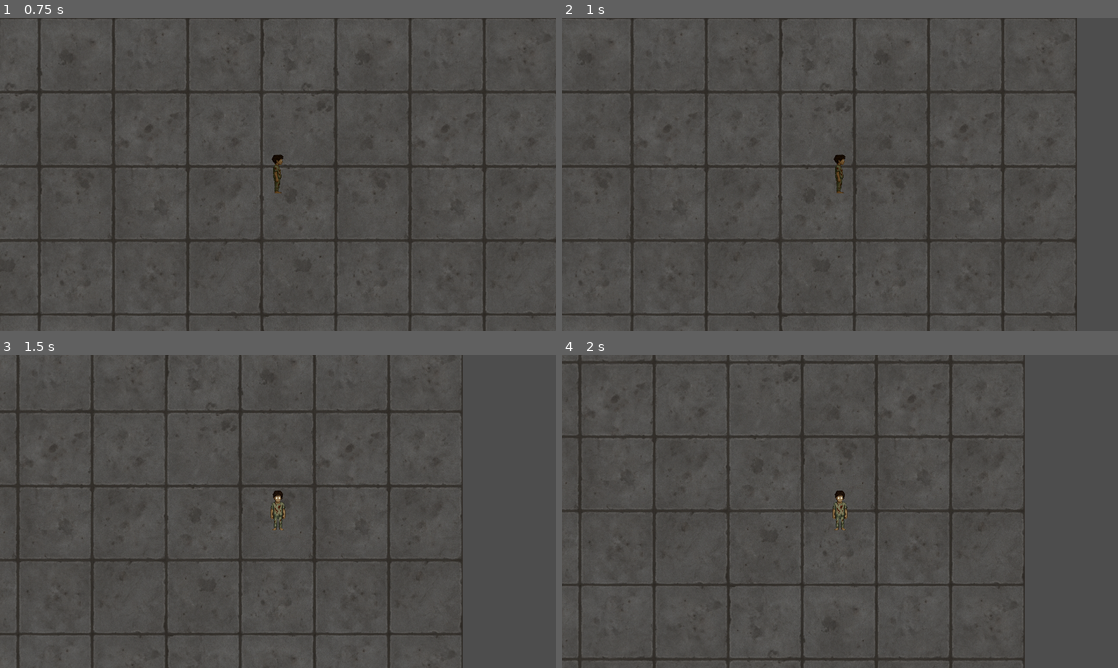
Above: before the commit, frames 1-4 (two rows, left to right).
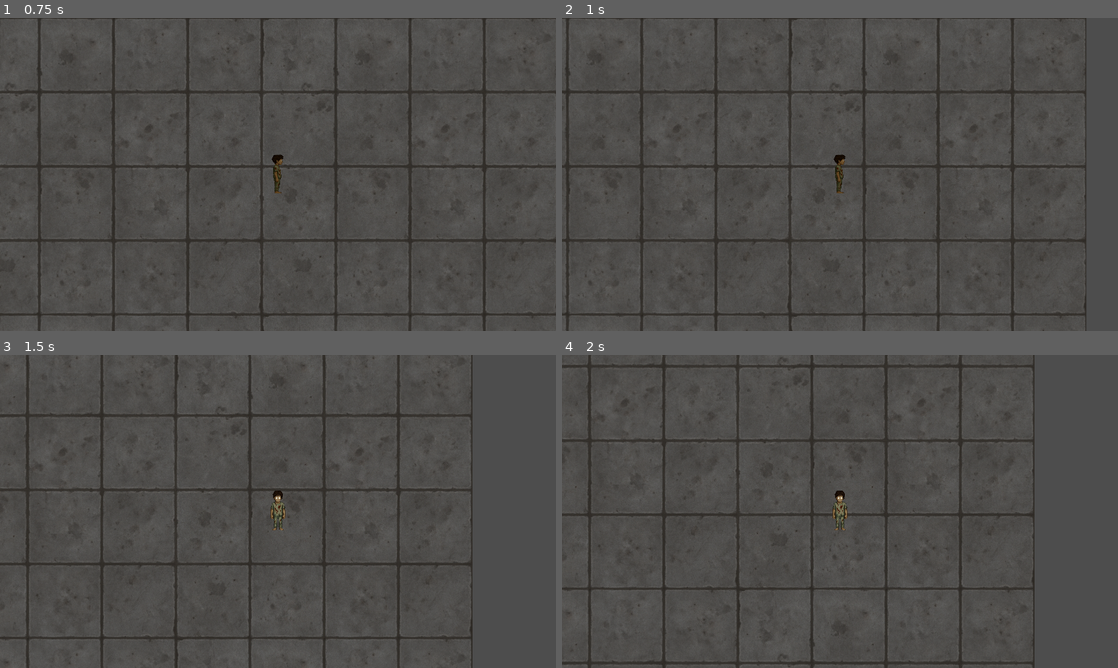
Above: after the commit, the same moments.

Repository: PapaGreeen/the-project
Game: Godot game, scene res://scenes/main.tscn
The game is run twice, just before and just after one commit, with the same random seed, the same clock (stepped at 60 frames per second) and the same inputs.
Inputs:
- Up to frame 1 (0.75 s): tap Enter at 0.5 s; hold Right (ui_right) from 0.53 s (still down); hold Shift (sprint) from 0.53 s (still down)
- Up to frame 2 (1 s): keep holding Right (ui_right); keep holding Shift (sprint); tap Ctrl (crouch, bound only after the commit) at 0.8 s
- Up to frame 3 (1.5 s): release Right (ui_right) at 1.28 s; release Shift (sprint) at 1.28 s; hold Down (ui_down) from 1.28 s (still down); tap Ctrl (crouch, bound only after the commit) at 1.35 s
- Up to frame 4 (2 s): keep holding Down (ui_down); tap Shift (sprint) at 1.55 s

Frame 1 is identical in both runs. In frame 2, 5.6% of the frame differs, in the area x 0-95%, y 0-100%; in frame 3, 8.9%; in frame 4, 9.7%, in the area x 0-85%, y 0-100%.

Commit message:
Feature+devroom (#1)
* Drone Enemy Class

Added a drone enemy w/ basic movement. Will need to code a vision mechanic for it.

* white-room

Included a scene for white room. This is to test out features.

Diff:
--- /dev/null
+++ b/drone.gd
@@ -0,0 +1,24 @@
+extends Node2D
+
+const SPEED = 60
+
+var direction = 1
+
+@onready var ray_cast_north = $RayCastNorth
+@onready var ray_cast_east = $RayCastEast
+@onready var ray_cast_south = $RayCastSouth
+@onready var ray_cast_west = $RayCastWest
+
+# Called every frame. This acts as the "movement" for the drone.
+func _process(delta: float) -> void:
+	if ray_cast_north.is.colliding():
+		direction = 1
+	if ray_cast_east.is.colliding():
+			direction = -1
+	if ray_cast_south.is.colliding():
+			direction = -1
+	if ray_cast_west.is.colliding():
+			direction = 1
+
+	position.x += direction + SPEED * delta
+	position.y += direction + SPEED * delta
--- /dev/null
+++ b/new_script.gd
@@ -0,0 +1 @@
+extends Node
--- a/project.godot
+++ b/project.godot
@@ -60,3 +60,8 @@
 "events": [Object(InputEventKey,"resource_local_to_scene":false,"resource_name":"","device":-1,"window_id":0,"alt_press …(195 unchanged characters)…
 ]
 }
+crouch={
+"deadzone": 0.2,
+"events": [Object(InputEventKey,"resource_local_to_scene":false,"resource_name":"","device":-1,"window_id":0,"alt_pressed":false,"shift_pressed":false,"ctrl_pressed":false,"meta_pressed":false,"pressed":false,"keycode":0,"physical_keycode":4194326,"key_label":0,"unicode":0,"location":0,"echo":false,"script":null)
+]
+}
--- a/scenes/main.tscn
+++ b/scenes/main.tscn
@@ -13,3 +13,15 @@
 
 [node name="Player" parent="." instance=ExtResource("1_elqb8")]
 position = Vector2(960, 540)
+
+[node name="Drone" type="Node2D" parent="."]
+
+[node name="AnimatedSprite2D" type="AnimatedSprite2D" parent="Drone"]
+
+[node name="RayCastNorth" type="RayCast2D" parent="Drone"]
+
+[node name="RayCastEast" type="RayCast2D" parent="Drone"]
+
+[node name="RayCastSouth" type="RayCast2D" parent="Drone"]
+
+[node name="RayCastWest" type="RayCast2D" parent="Drone"]
--- a/scenes/player.gd
+++ b/scenes/player.gd
@@ -1,7 +1,9 @@
 extends CharacterBody2D
 
-@export var sneak_speed: float = 300.0
+@export var sneak_speed: float = 100.0
+@export var walk_speed: float = 300.0
 @export var sprint_speed: float = 600.0
+@export var starting_health: int = 5
 
 @onready var sprite = $Sprite2D
 
@@ -14,11 +16,16 @@
 # default facing
 var last_direction = "down"
 
-func _physics_process(delta):
-	var move_speed = sneak_speed
+
+# Player movement
+func _physics_process(_delta):
+	var move_speed = walk_speed
 
 	if Input.is_action_pressed("sprint"):
 		move_speed = sprint_speed
+
+	if Input.is_action_pressed("crouch"):
+		move_speed = sneak_speed
 
 	var input_vector = Vector2(
 		Input.get_action_strength("ui_right") - Input.get_action_strength("ui_left"),
@@ -42,3 +49,12 @@
 
 	if input_vector.length() > 0:
 		print("Player Moving: ", global_position, " | Speed: ", move_speed)
+
+# Player health
+# This will act as the sudo "steahlth" mechanic for now. Ideally, should be handled via states but this will do for now.
+var health = starting_health
+
+#
+#if health == 0
+#	print("Game Over!");
+#
--- /dev/null
+++ b/scenes/white_room.tscn
@@ -0,0 +1,3 @@
+[gd_scene format=3 uid="uid://degqanfxiutgm"]
+
+[node name="white-room" type="Node2D"]
--- a/scripts/player.gd
+++ b/scripts/player.gd
@@ -1,21 +1,25 @@
 extends CharacterBody2D
 
-@export var sneak_speed: float = 300.0
+@export var sneak_speed: float = 100.0
+@export var walk_speed: float = 300.0
 @export var sprint_speed: float = 600.0
 
 func _physics_process(delta):
-    var move_speed = sneak_speed
+	var move_speed = walk_speed
 
-    if Input.is_action_pressed("sprint"):
-        move_speed = sprint_speed
+	if Input.is_action_pressed("sprint"):
+		move_speed = sprint_speed
 
-    var input_vector = Vector2(
-        Input.get_action_strength("ui_right") - Input.get_action_strength("ui_left"),
-        Input.get_action_strength("ui_down") - Input.get_action_strength("ui_up")
-    ).normalized()
+	if Input.is_action_pressed("crouch"):
+		move_speed = sneak_speed
 
-    velocity = input_vector * move_speed
-    move_and_slide()
+	var input_vector = Vector2(
+		Input.get_action_strength("ui_right") - Input.get_action_strength("ui_left"),
+		Input.get_action_strength("ui_down") - Input.get_action_strength("ui_up")
+	).normalized()
 
-    if input_vector.length() > 0:
-        print("Player Moving: ", global_position, " | Speed: ", move_speed)
+	velocity = input_vector * move_speed
+	move_and_slide()
+
+	if input_vector.length() > 0:
+		print("Player Moving: ", global_position, " | Speed: ", move_speed)
Not shown, added: drone.gd.uid
Not shown, added: new_script.gd.uid
